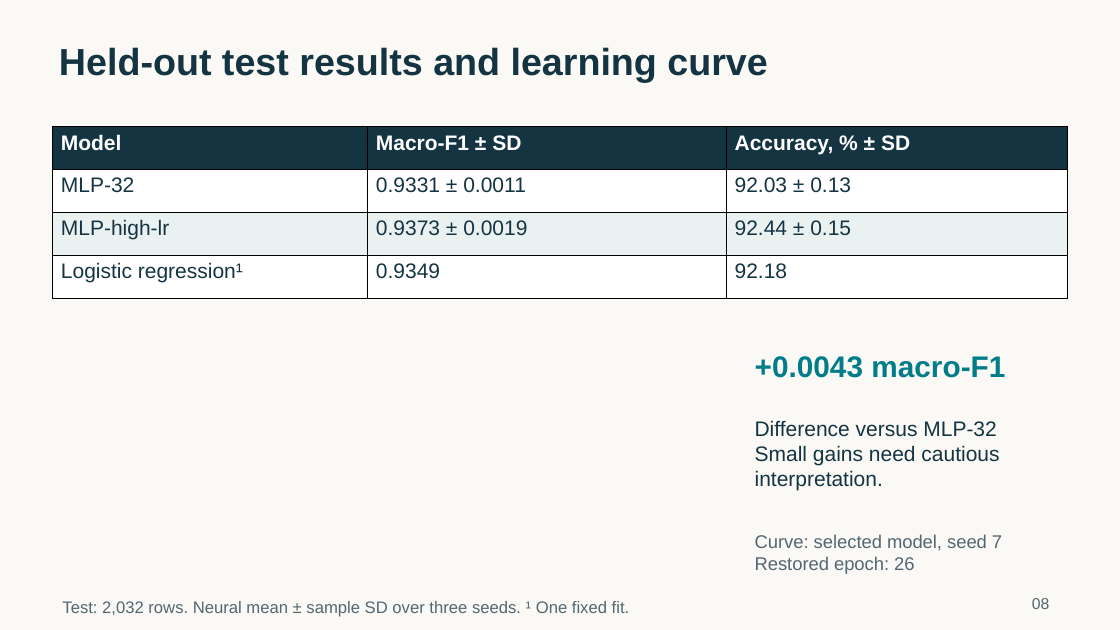
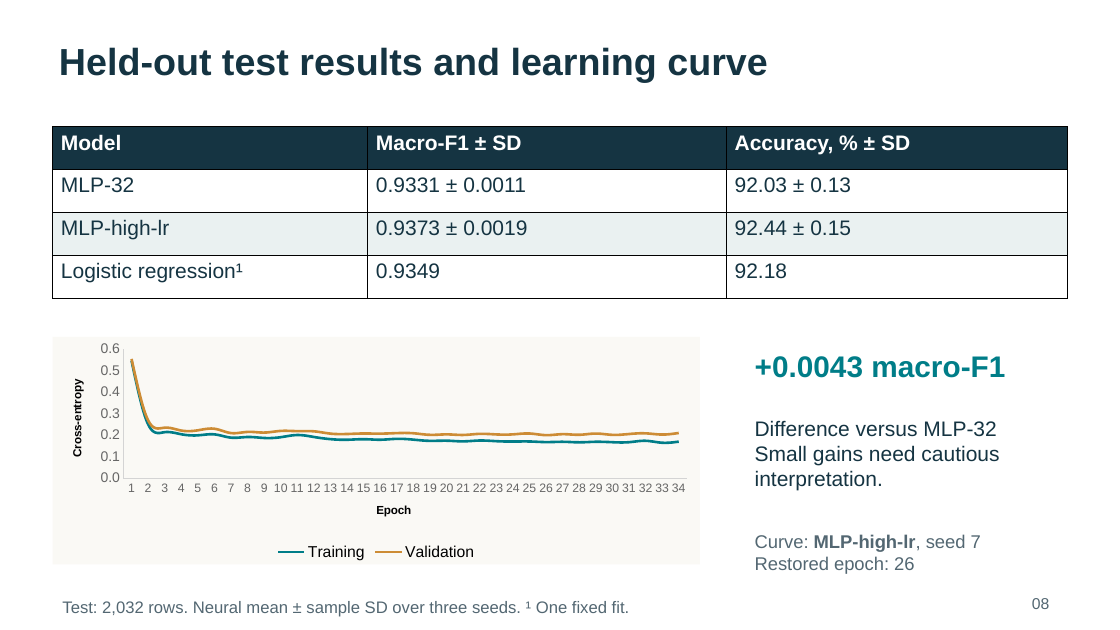
Before and after one commit to zidanarsyad/pmml-group-project-1, a slide deck: slide 8 of Dry_Bean_Presentation.pptx. Drawn at 1120x630 pixels with LibreOffice and Linux fonts; fonts in the diff are those of the drawing. Boxes give left, top, right and bottom in pixels: in the first picture for what was removed or moved away, otherwise in the second. Text is boxed around its words. In the diff, an @@ line names an element or a change of style, - is before the commit and + after.

```diff
--- a/Dry_Bean_Presentation.pptx
+++ b/Dry_Bean_Presentation.pptx
@@ background #FAF9F5 to #FFFFFF @@
@@ line chart added at bbox=[52, 337, 700, 565] @@
+categories: 1, 2, 3, 4, 5, 6, 7, 8, 9, 10, 11, 12, 13, 14, 15, 16, 17, 18, 19, 20, 21, 22, 23, 24, 25, 26, 27, 28, 29, 30, 31, 32, 33, 34
+Training: 0.54, 0.25, 0.21, 0.2, 0.2, 0.2, 0.19, 0.19, 0.19, 0.19, 0.2, 0.19, 0.18, 0.18, 0.18, 0.18, 0.18, 0.18, 0.17, 0.17, 0.17, 0.17, 0.17, 0.17, 0.17, 0.17, 0.17, 0.17, 0.17, 0.17, 0.17, 0.17, 0.16, 0.17
+Validation: 0.55, 0.27, 0.23, 0.22, 0.22, 0.23, 0.21, 0.21, 0.21, 0.22, 0.22, 0.22, 0.21, 0.2, 0.21, 0.21, 0.21, 0.21, 0.2, 0.2, 0.2, 0.21, 0.2, 0.2, 0.21, 0.2, 0.2, 0.2, 0.21, 0.2, 0.2, 0.21, 0.2, 0.21
@@ text at bbox=[755, 534, 981, 552]: text changed @@
-Curve: selected model, seed 7
+Curve: MLP-high-lr, seed 7
```
Also in this commit, not shown: 10 other slides changed, 2 slides added, 1 slide removed, 2 other files.
